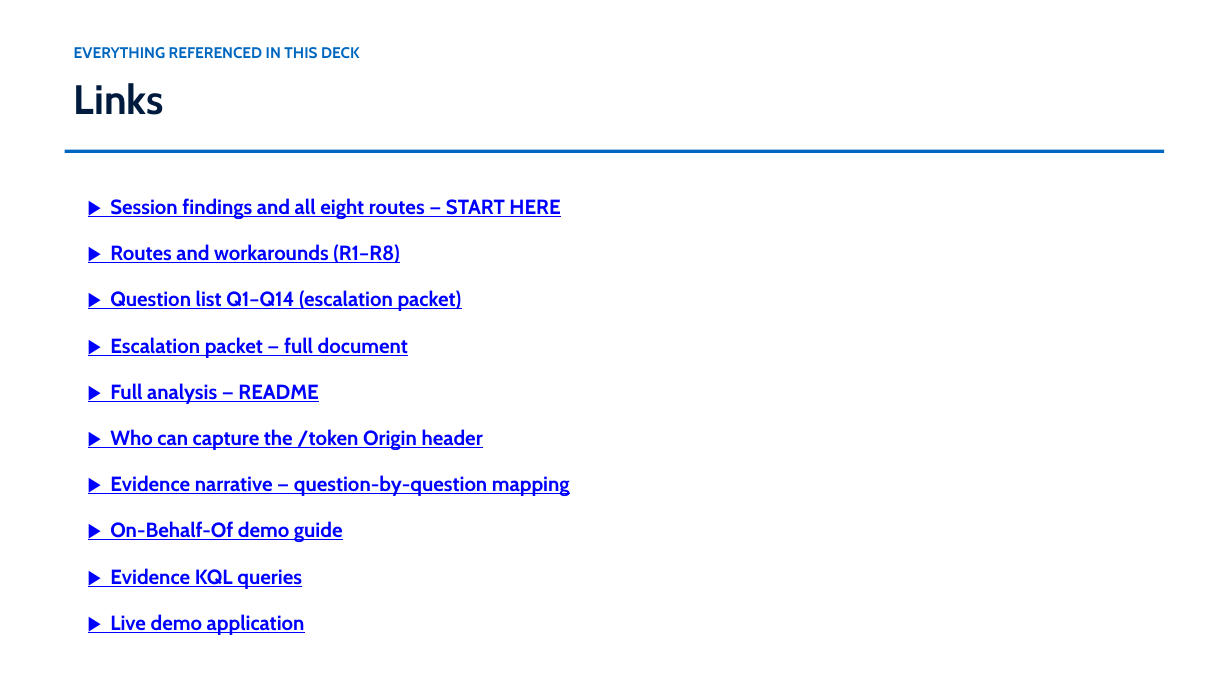
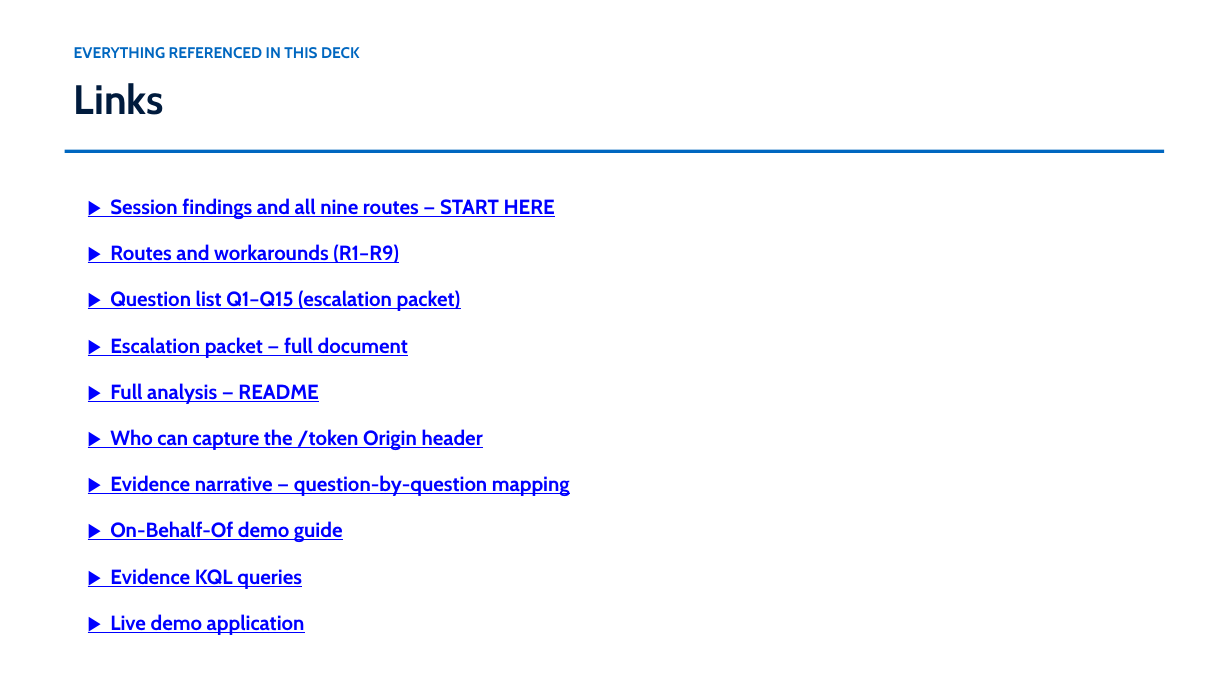
Before and after one commit to devopsabcs-engineering/croesus, a slide deck: slide 14 of docs/deck/croesus-session-deck.pptx. Drawn at 1232x693 pixels with LibreOffice and Linux fonts; fonts in the diff are those of the drawing. Boxes give left, top, right and bottom in pixels: in the first picture for what was removed or moved away, otherwise in the second. Text is boxed around its words. In the diff, an @@ line names an element or a change of style, - is before the commit and + after.

```diff
--- a/docs/deck/croesus-session-deck.pptx
+++ b/docs/deck/croesus-session-deck.pptx
@@ text at box(110, 198, 555, 219): text changed @@
-▶ Session findings and all eight routes — START HERE
+▶ Session findings and all nine routes — START HERE
@@ text at box(110, 244, 399, 263): text changed @@
-▶ Routes and workarounds (R1–R8)
+▶ Routes and workarounds (R1–R9)
@@ text at box(110, 290, 461, 311): text changed @@
-▶ Question list Q1–Q14 (escalation packet)
+▶ Question list Q1–Q15 (escalation packet)
```
Also in this commit, not shown: 10 other slides changed, 4 other files.
